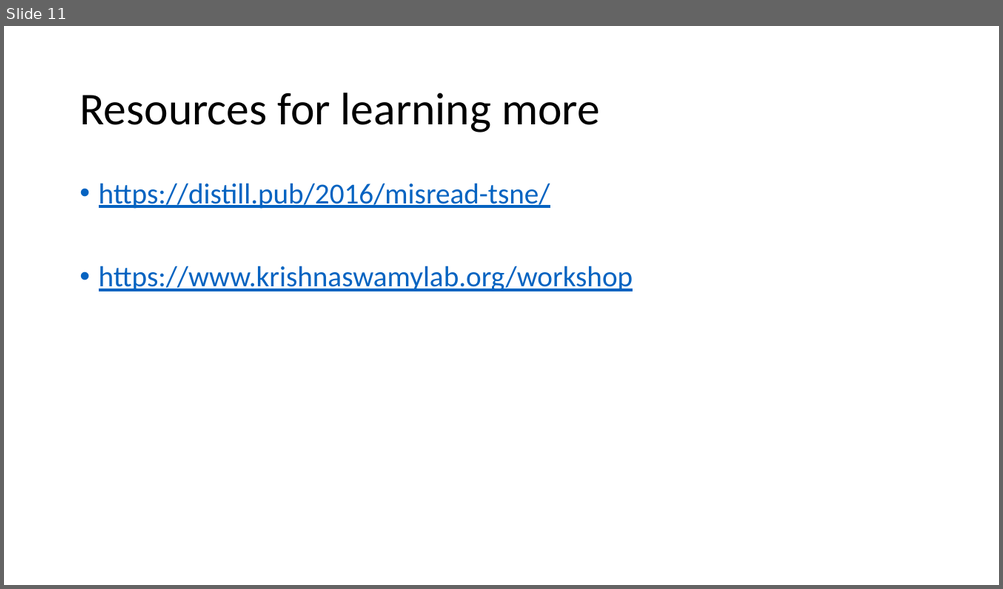
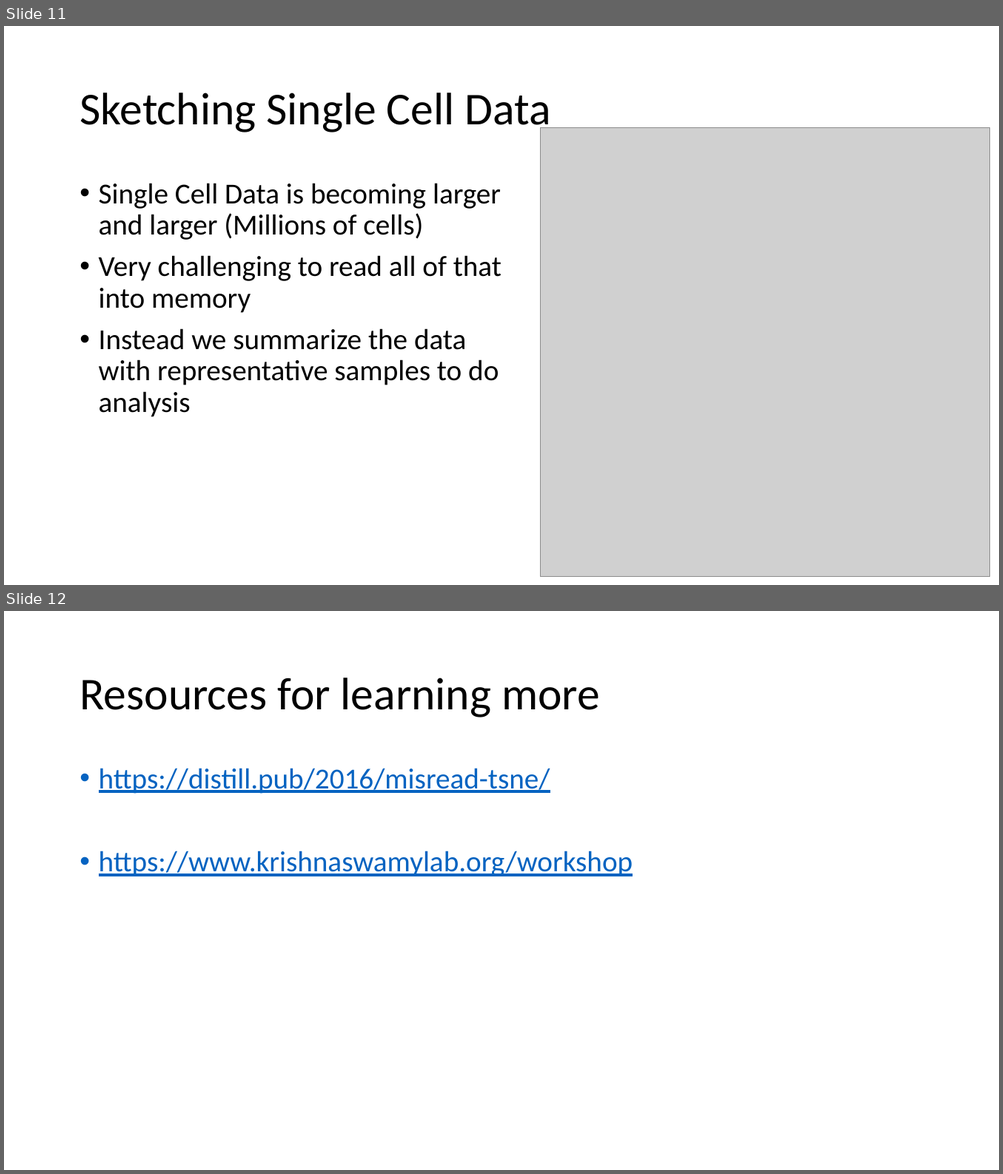
Before and after one commit to jbkinney/24e_urp, a slide deck: lecture_6/single cell.pptx. Shown one above the other, each under a label of ours: slide 11 before the commit, slides 11 and 12 after it. The pictures are 1003x589 and 1003x1174 pixels, drawn with LibreOffice and Linux fonts; fonts in the diff are those of the drawing; grey boxes stand for pictures. Boxes give left, top, right and bottom in pixels: in the first picture for what was removed or moved away, otherwise in the second. Text is boxed around its words. In the diff, an @@ line names an element or a change of style, - is before the commit and + after.

Commit message:
added additional tasks and clarified presentation

```diff
--- a/lecture_6/single cell.pptx
+++ b/lecture_6/single cell.pptx
@@ slide 11 added at (4, 26, 999, 585), background #FFFFFF @@
@@ title added at (79, 93, 550, 136), 44 pt, text #000000 @@
+Sketching Single Cell Data
@@ picture added at (540, 127, 990, 577) @@
@@ text added at (99, 183, 501, 417), 28 pt, text #000000 @@
+• Single Cell Data is becoming larger and larger (Millions of cells)
+• Very challenging to read all of that into memory
+• Instead we summarize the data with representative samples to do analysis
@@ what was slide 11 is now slide 12 @@
```
Also in this commit, not shown: 1 other file.
